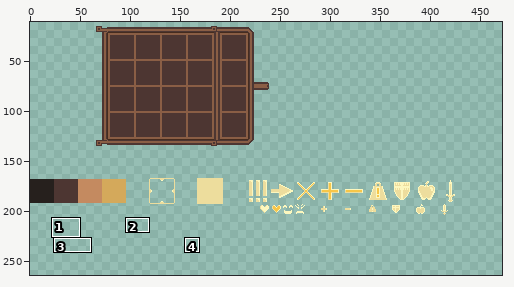
Sprite sheet, stored at assets/ui_sheet.png. The picture above shows the old version from afar; the outline marks the close-up.
Close-up. Earlier state:
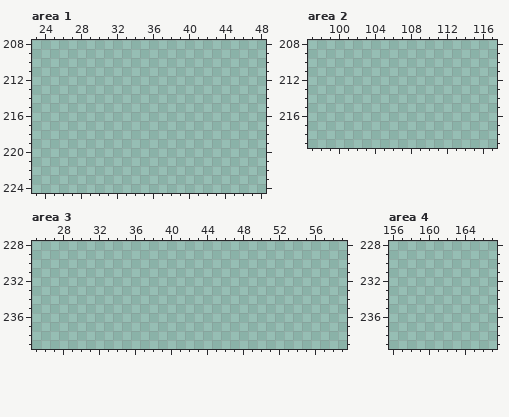
The file is 480x264 pixels. Shown: area 1: x 23..48, y 208..224; area 2: x 97..117, y 208..219; area 3: x 25..59, y 228..239; area 4: x 156..167, y 228..239. The wide view leaves out empty margins. The commit also changed other parts of the picture, which this record leaves out.
The same view after the edit:
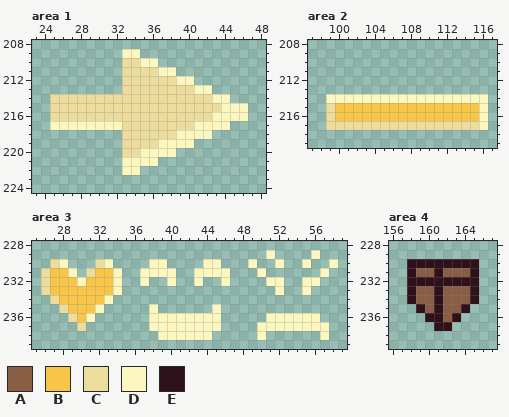
Palette (. is transparent): A #8a5e45  B #f7c648  C #eddd9d  D #fcf7be  E #2e111b
The edit:
--- area 1
@@ x 23..48 @@
 208 ..........................
-209 ..........................
-210 ..........................
-211 ..........................
-212 ..........................
-213 ..........................
-214 ..........................
-215 ..........................
-216 ..........................
-217 ..........................
-218 ..........................
-219 ..........................
-220 ..........................
-221 ..........................
-222 ..........................
+209 ..........DD..............
+210 ..........CCDD............
+211 ..........CCCCDD..........
+212 ..........CCCCCCDD........
+213 ..........CCCCCCCCDD......
+214 ..CCCCCCCCCCCCCCCCCCDD....
+215 ..CCCCCCCCCCCCCCCCCCCDDD..
+216 ..CCCCCCCCCCCCCCCCCCDDDD..
+217 ..DDDDDDDDCCCCCCCCDDDD....
+218 ..........CCCCCCDDDD......
+219 ..........CCCCDDDD........
+220 ..........CCDDDD..........
+221 ..........DDDD............
+222 ..........DD..............
 223 ..........................
--- area 2
@@ x 97..117 @@
 213 .....................
-214 .....................
-215 .....................
-216 .....................
-217 .....................
+214 ..DDDDDDDDDDDDDDDDDD.
+215 ..CBBBBBBBBBBBBBBBBD.
+216 ..CBBBBBBBBBBBBBBBBD.
+217 ..CCCCCCCCCCCCCCCCCD.
 218 .....................
--- area 3
@@ x 25..59 @@
 228 ...................................
-229 ...................................
-230 ...................................
-231 ...................................
-232 ...................................
-233 ...................................
-234 ...................................
-235 ...................................
-236 ...................................
-237 ...................................
-238 ...................................
+229 ..........................D....D...
+230 ..CD...CD....DD....DD...D..D..D..D.
+231 .CBBD.CBBD..DDDD..DDDD...D......D..
+232 .CBBBDBBBD..D..D..D..D....DD..DD...
+233 .CBBBBBBBD.................D..D....
+234 ..CBBBBBD..........................
+235 ...CBBBD.....D......D..............
+236 ....CBD......DDDDDDDD.....DDDDDD...
+237 .....C.......DDDDDDDD....DDDDDDDD..
+238 ..............DDDDDD.....D......D..
 239 ...................................
--- area 4
@@ x 156..167 @@
 229 ............
-230 ............
-231 ............
-232 ............
-233 ............
-234 ............
-235 ............
-236 ............
-237 ............
+230 ..EEEEEEEE..
+231 ..EAAEAAAE..
+232 ..EEEEEEEE..
+233 ..EAAEAAAE..
+234 ..EAAEAAAE..
+235 ...EAEAAE...
+236 ....EEAE....
+237 .....EE.....
 238 ............
